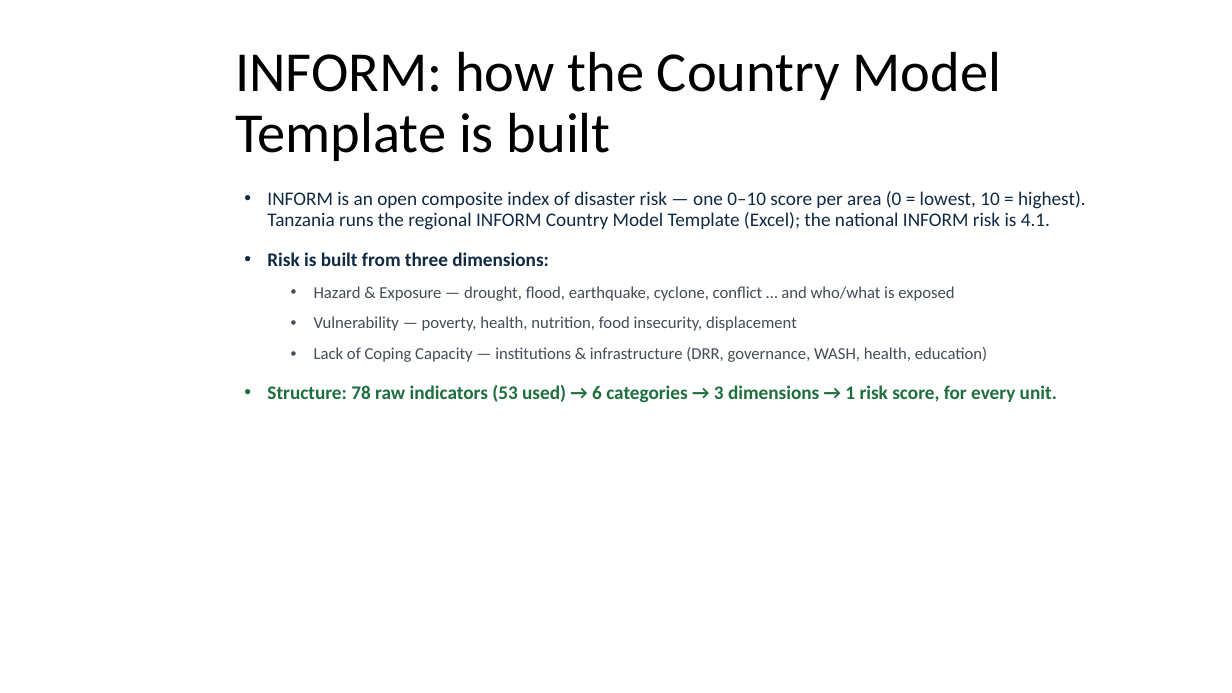
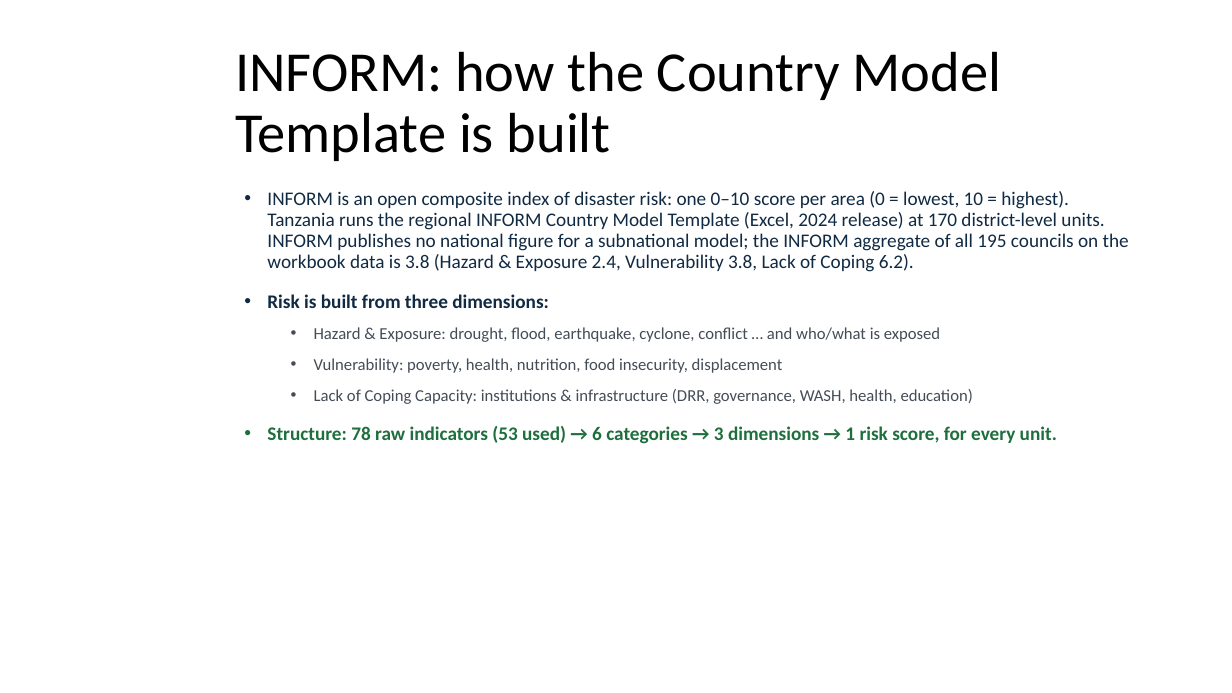
Before and after one commit to masuby/model, a slide deck: slide 2 of docs/INFORM_Tanzania_SADC_format.pptx. Drawn at 1232x693 pixels with LibreOffice and Linux fonts; fonts in the diff are those of the drawing; background and template pictures are left out. Boxes give left, top, right and bottom in pixels: in the first picture for what was removed or moved away, otherwise in the second. Text is boxed around its words. In the diff, an @@ line names an element or a change of style, - is before the commit and + after.

```diff
--- a/docs/INFORM_Tanzania_SADC_format.pptx
+++ b/docs/INFORM_Tanzania_SADC_format.pptx
@@ text at (267,191,1129,272): text changed @@
-• INFORM is an open composite index of disaster risk — one 0–10 score per area (0 = lowest, 10 = highest). Tanzania runs the regional INFORM Country Model Template (Excel); the national INFORM risk is 4.1.
+• INFORM is an open composite index of disaster risk: one 0–10 score per area (0 = lowest, 10 = highest). Tanzania runs the regional INFORM Country Model Template (Excel, 2024 release) at 170 district-level units. INFORM publishes no national figure for a subnational model; the INFORM aggregate of all 195 councils on the workbook data is 3.8 (Hazard & Exposure 2.4, Vulnerability 3.8, Lack of Coping 6.2).
@@ text at (314,327,973,404): text changed @@
-  • Hazard & Exposure — drought, flood, earthquake, cyclone, conflict … and who/what is exposed
-  • Vulnerability — poverty, health, nutrition, food insecurity, displacement
-  • Lack of Coping Capacity — institutions & infrastructure (DRR, governance, WASH, health, education)
+  • Hazard & Exposure: drought, flood, earthquake, cyclone, conflict … and who/what is exposed
+  • Vulnerability: poverty, health, nutrition, food insecurity, displacement
+  • Lack of Coping Capacity: institutions & infrastructure (DRR, governance, WASH, health, education)
```
Also in this commit, not shown: 10 other slides changed, 55 other files.
